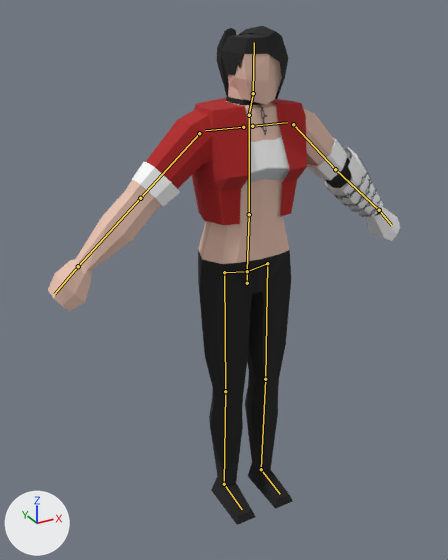
What one commit did to the Blender file meshes/player/characters/Impact/impact.blend.
Rendered twice from a camera (50 mm lens) standing at (-0.959, -1.557, 1.668) and looking at (-0.06, 0.077, 0.851). The lights are fixed; the arrows at lower left show +X, +Y and +Z. The bones that bend it are drawn over the model as lines.

The first picture shows 'Character', 'collar', 'cybernetic', 'hair', 'jacket'.
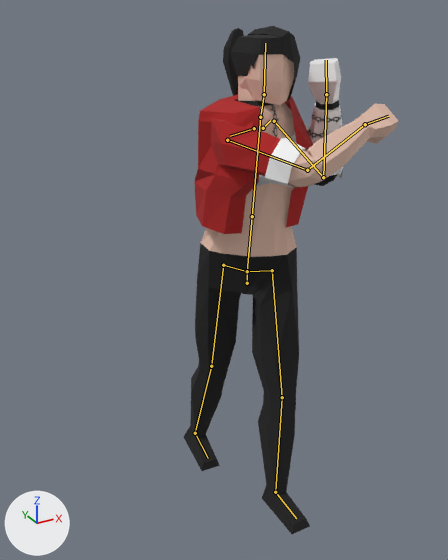
The newer file adds an action. The first version stands in its rest pose; the second is drawn at frame 10 of the action 'weapon_unarmed_strike'.

Boxes (x1, y1, x2, y2) around the edits, measured in the pictures (448 x 560 px):
'Character', posed (39% narrower)
    before: (48, 54, 400, 525)
    after: (184, 54, 399, 534)
'jacket', posed (32% narrower, 9% taller)
    before: (132, 98, 307, 225)
    after: (194, 95, 313, 234)
'hair', posed (8% wider)
    before: (217, 26, 288, 99)
    after: (223, 26, 300, 100)
'cybernetic', posed
    before: (307, 138, 383, 217)
    after: (308, 103, 343, 179)
'collar', posed
    before: (226, 96, 269, 135)
    after: (236, 100, 279, 137)
bone 'spine', root to tip
    before: (247, 271) to (249, 214)
    after: (247, 271) to (252, 216)
bone 'spine.001', root to tip
    before: (249, 214) to (249, 115)
    after: (252, 216) to (260, 117)
bone 'shoulder.L', root to tip
    before: (252, 126) to (287, 122)
    after: (263, 128) to (270, 120)
bone 'upper_arm.L', root to tip
    before: (293, 124) to (335, 169)
    after: (274, 121) to (323, 177)
bone 'forearm.L', root to tip
    before: (335, 169) to (379, 210)
    after: (323, 177) to (326, 94)
bone 'hand.L', root to tip
    before: (379, 210) to (391, 225)
    after: (326, 94) to (326, 60)
bone 'shoulder.R', root to tip
    before: (243, 127) to (205, 130)
    after: (254, 128) to (230, 136)
bone 'upper_arm.R', root to tip
    before: (199, 133) to (140, 198)
    after: (227, 140) to (307, 170)
bone 'forearm.R', root to tip
    before: (140, 198) to (78, 266)
    after: (307, 170) to (365, 124)
bone 'hand.R', root to tip
    before: (78, 266) to (54, 294)
    after: (365, 124) to (388, 116)
bone 'neck', root to tip
    before: (249, 115) to (253, 93)
    after: (260, 117) to (264, 94)
bone 'head', root to tip
    before: (253, 93) to (254, 42)
    after: (264, 94) to (265, 43)
bone 'thigh.L', root to tip
    before: (267, 263) to (265, 379)
    after: (272, 270) to (282, 397)
bone 'shin.L', root to tip
    before: (265, 379) to (261, 469)
    after: (282, 397) to (275, 492)
bone 'thigh.R', root to tip
    before: (224, 272) to (225, 391)
    after: (223, 265) to (211, 366)
bone 'shin.R', root to tip
    before: (225, 391) to (224, 484)
    after: (211, 366) to (195, 433)
bone 'foot.R', root to tip
    before: (224, 484) to (242, 509)
    after: (195, 433) to (208, 458)

The edits, one by one:
Bone 'hip' (bone_hip) turns from (0, 0, 0) to (0, -45, 0) degrees about its own x, y and z.
Bone 'spine' (bone_spine) turns from (0, 0, 0) to (3, 20, -4) degrees about its own x, y and z.
Bone 'spine.001' (bone_spine_001) turns from (0, 0, 0) to (-2, 25, -1) degrees about its own x, y and z.
Bone 'shoulder.L' (bone_shoulder_l) turns from (0, 0, 0) to (0, -26, 46) degrees about its own x, y and z.
Bone 'upper_arm.L' (bone_upper_arm_l) turns from (0, 0, 0) to (21, 19, -36) degrees about its own x, y and z.
Bone 'forearm.L' (bone_forearm_l) turns from (0, 0, 0) to (133, -27, 8) degrees about its own x, y and z.
Bone 'hand.L' (bone_hand_l) turns from (0, 0, 0) to (5, -12, 0) degrees about its own x, y and z.
Bone 'shoulder.R' (bone_shoulder_r) turns from (0, 0, 0) to (-2, 10, 28) degrees about its own x, y and z.
Bone 'upper_arm.R' (bone_upper_arm_r) turns from (0, 0, 0) to (98, -17, -61) degrees about its own x, y and z.
Bone 'forearm.R' (bone_forearm_r) turns from (0, 0, 0) to (101, 43, 30) degrees about its own x, y and z.
Bone 'hand.R' (bone_hand_r) turns from (0, 0, 0) to (-10, 1, 2) degrees about its own x, y and z.
Bone 'neck' (bone_neck) turns from (0, 0, 0) to (-9, 11, 0) degrees about its own x, y and z.
Bone 'head' (bone_head) turns from (0, 0, 0) to (5, -5, -1) degrees about its own x, y and z.
Bone 'thigh.L' (bone_thigh_l) turns from (0, 0, 0) to (-10, -45, -1) degrees about its own x, y and z.
Bone 'shin.L' (bone_shin_l) turns from (0, 0, 0) to (10, 0, 0) degrees about its own x, y and z.
Bone 'thigh.R' (bone_thigh_r) turns from (0, 0, 0) to (13, -41, 0) degrees about its own x, y and z.
Bone 'shin.R' (bone_shin_r) turns from (0, 0, 0) to (5, 0, 1) degrees about its own x, y and z.
Bone 'foot.R' (bone_foot_r) turns from (0, 0, 0) to (-10, 2, -1) degrees about its own x, y and z.
